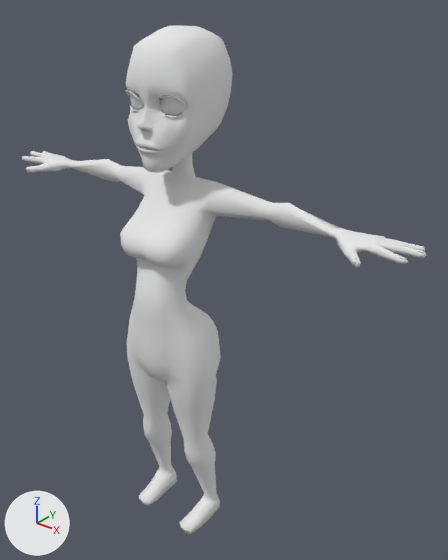
The Blender file Assets/_Models/bootyGirl.blend as it was, and as the next commit left it.
Both versions are drawn from a camera (50 mm lens) standing at (2.072, -2.233, 3.003) and looking at (0.173, 0.141, 1.531). The lights are fixed; the arrows at lower left show +X, +Y and +Z. Mesh edges are drawn as thin lines on the coarser meshes.

In view in the first picture: 'BootyGirl'.
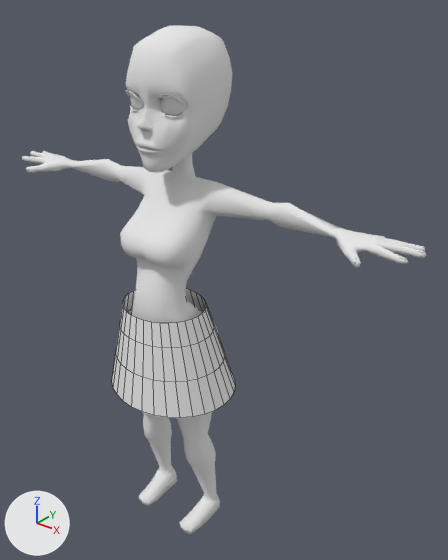
The change in detail:
Mesh me_cylinder is new.
It has 128 vertices, 96 faces and spans x -1.09..0.91, y -0.92..0.82, z -0.23..1.1.
Object 'Cylinder' (ob_cylinder) is new; it shows me_cylinder.
Its location is (0.041, -0.094, 1.029).
Its scale is (0.372, 0.372, 0.372).

Changed parts and their boxes [x1, y1, x2, y2] in the pictures (448 x 560 px):
'Cylinder', added: after [112, 289, 235, 418]
